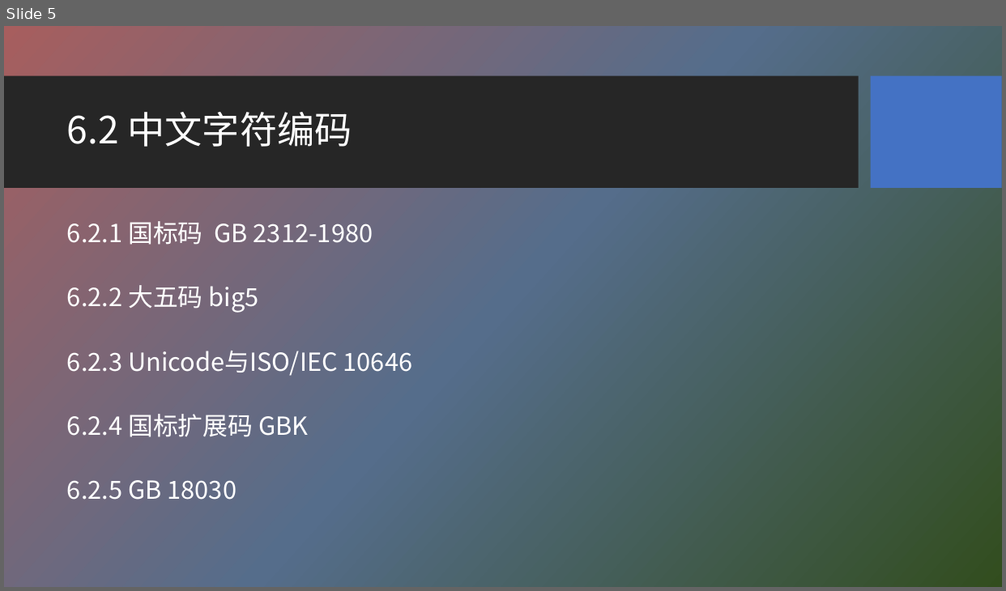
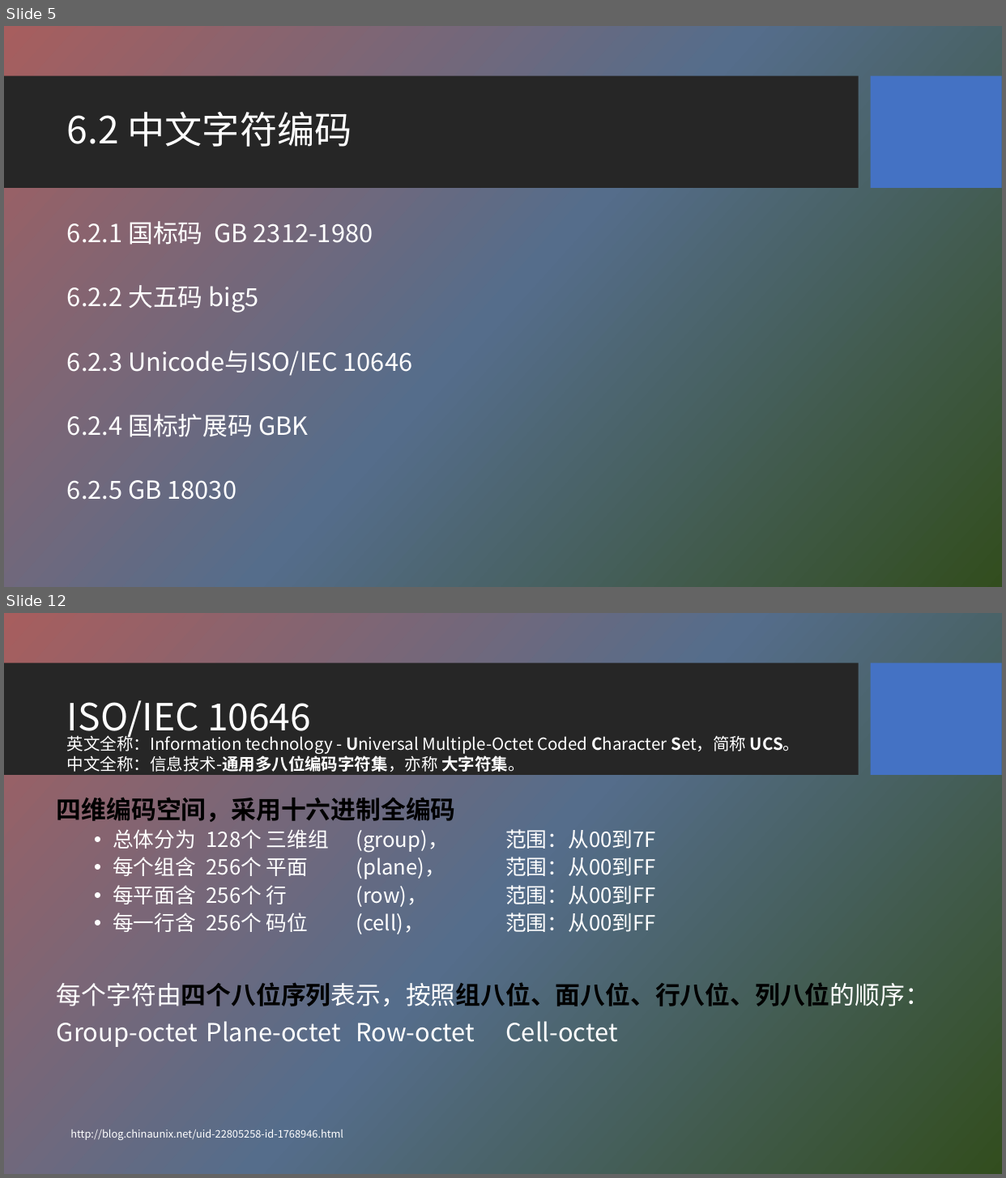
Before and after one commit to HBU/NLP_PPT, a slide deck: PPT-2020/ch06 字符编码与字频统计.pptx. Shown one above the other, each under a label of ours: slide 5 before the commit, slides 5 and 12 after it; the slides between them are not shown. The pictures are 1006x591 and 1006x1178 pixels, drawn with LibreOffice and Linux fonts; fonts in the diff are those of the drawing; background and template pictures are left out. Boxes give left, top, right and bottom in pixels: in the first picture for what was removed or moved away, otherwise in the second. Text is boxed around its words. In the diff, an @@ line names an element or a change of style, - is before the commit and + after.

```diff
--- a/PPT-2020/ch06 字符编码与字频统计.pptx
+++ b/PPT-2020/ch06 字符编码与字频统计.pptx
@@ slide 12 added at (x1=4, y1=613, x2=1002, y2=1174), background picture (left out); not listed: 2 template elements that a slide beside it also shows @@
@@ title added at (x1=67, y1=700, x2=311, y2=740), 36 pt, text #FFFFFF @@
+ISO/IEC 10646
@@ text added at (x1=67, y1=734, x2=799, y2=772), 16 pt, text #FFFFFF @@
+英文全称：Information technology - Universal Multiple-Octet Coded Character Set，简称 UCS。
+中文全称：信息技术-通用多八位编码字符集，亦称 大字符集。
@@ text added at (x1=57, y1=798, x2=930, y2=1047), 20 pt, text #FFFFFF @@
+四维编码空间，采用十六进制全编码
+  • 总体分为 128个 三维组 (group)， 范围：从00到7F
+  • 每个组含 256个 平面 (plane)， 范围：从00到FF
+  • 每平面含 256个 行 (row)， 范围：从00到FF
+  • 每一行含 256个 码位 (cell)， 范围：从00到FF
+每个字符由四个八位序列表示，按照组八位、面八位、行八位、列八位的顺序：
+Group-octet Plane-octet Row-octet Cell-octet
@@ text added at (x1=70, y1=1130, x2=343, y2=1140), 10 pt, text #FFFFFF @@
+http://blog.chinaunix.net/uid-22805258-id-1768946.html
```
Also in this commit, not shown: 8 slides changed, 7 other slides added.
